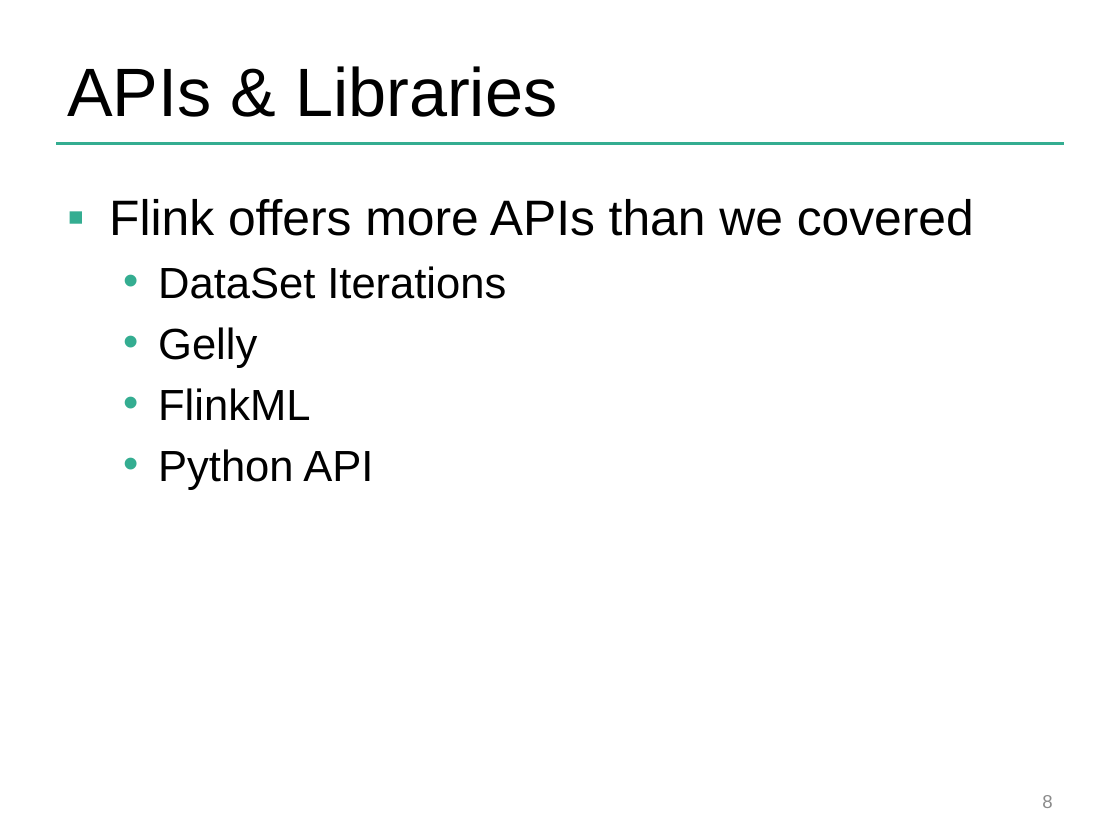
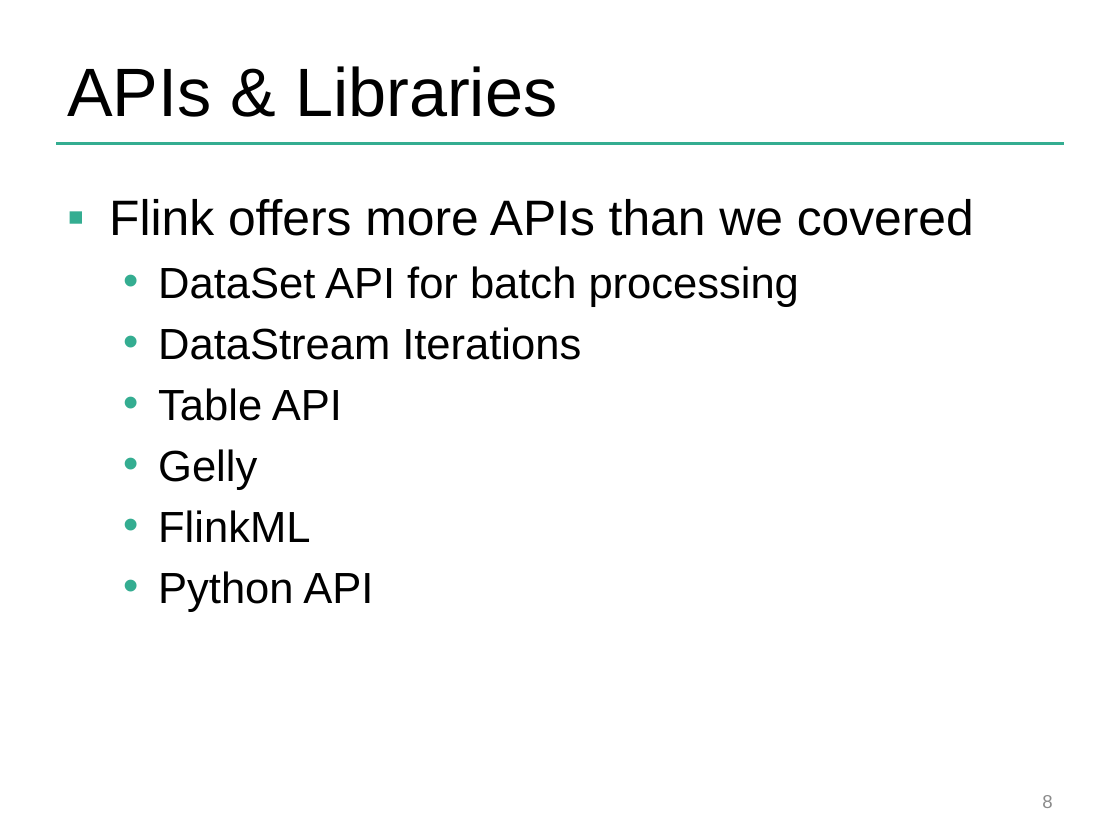
Before and after one commit to dataArtisans/flink-training-web, a slide deck: slide 8 of slides/closing.pptx. Drawn at 1120x840 pixels with LibreOffice and Linux fonts; fonts in the diff are those of the drawing; background and template pictures are left out. Boxes give left, top, right and bottom in pixels: in the first picture for what was removed or moved away, otherwise in the second. Text is boxed around its words. In the diff, an @@ line names an element or a change of style, - is before the commit and + after.

```diff
--- a/slides/closing.pptx
+++ b/slides/closing.pptx
@@ text at [158, 266, 799, 421]: text changed @@
-  • DataSet Iterations
+  • DataSet API for batch processing
+  • DataStream Iterations
+  • Table API
```
Also in this commit, not shown: 14 other files.
